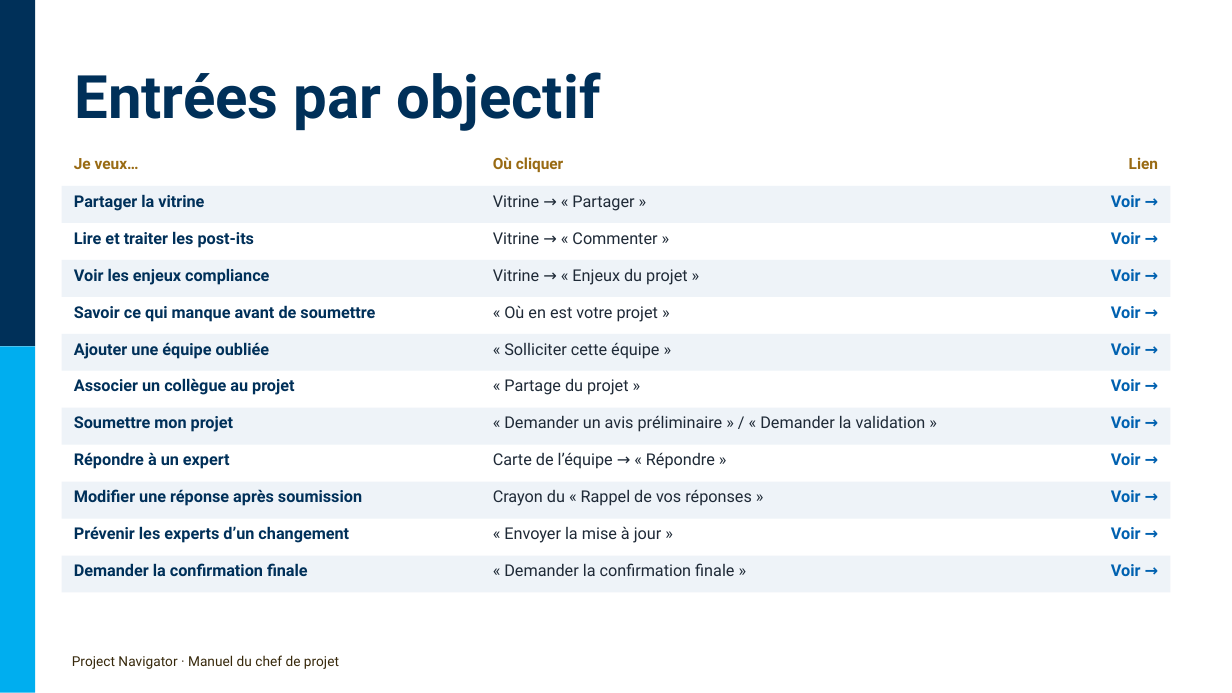
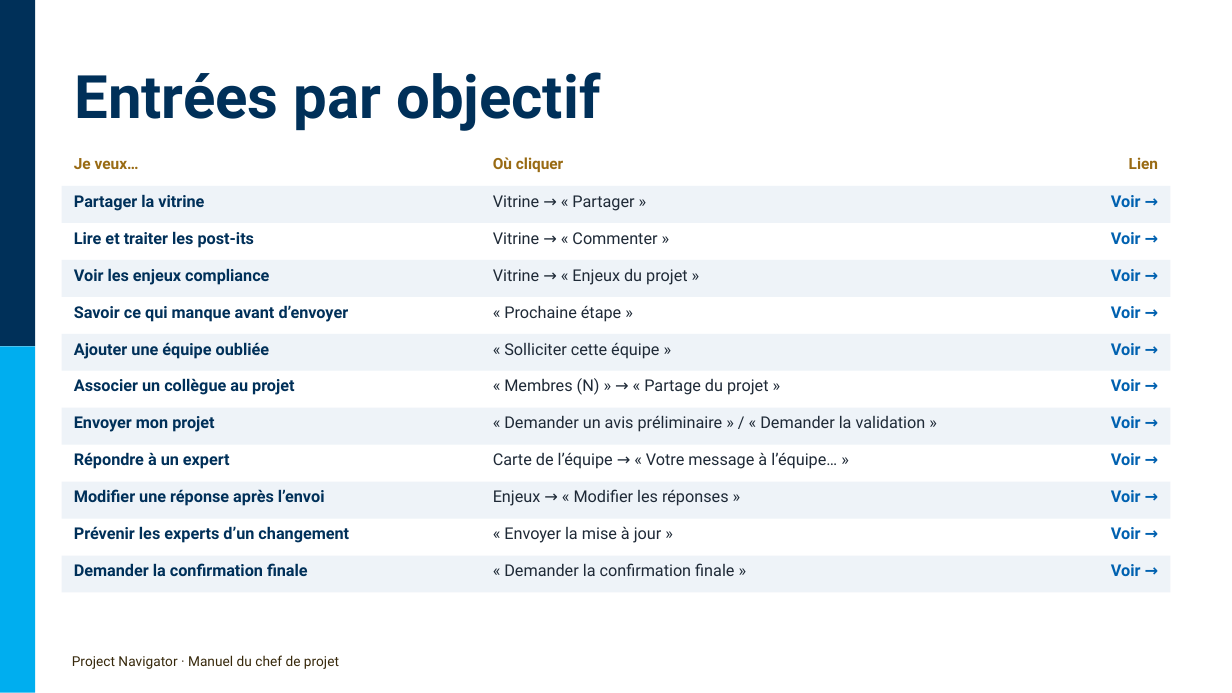
Before and after one commit to antoinelmariel-ux/ProjectNavigator, a slide deck: slide 5 of docs/Project Navigator _ Manuel Chef de Project.pptx. Drawn at 1232x693 pixels with LibreOffice and Linux fonts; fonts in the diff are those of the drawing; background and template pictures are left out. Boxes give left, top, right and bottom in pixels: in the first picture for what was removed or moved away, otherwise in the second. Text is boxed around its words. In the diff, an @@ line names an element or a change of style, - is before the commit and + after.

```diff
--- a/docs/Project Navigator _ Manuel Chef de Project.pptx
+++ b/docs/Project Navigator _ Manuel Chef de Project.pptx
@@ text at <box>74,305,349,322</box>: text changed @@
-Savoir ce qui manque avant de soumettre
+Savoir ce qui manque avant d’envoyer
@@ text at <box>504,305,621,322</box>: text changed @@
-« Où en est votre projet »
+« Prochaine étape »
@@ text at <box>504,378,768,395</box>: text changed @@
-« Partage du projet »
+« Membres (N) » → « Partage du projet »
@@ text at <box>74,416,214,432</box>: text changed @@
-Soumettre mon projet
+Envoyer mon projet
@@ text at <box>493,452,837,469</box>: text changed @@
-Carte de l’équipe → « Répondre »
+Carte de l’équipe → « Votre message à l’équipe… »
@@ text at <box>74,489,325,506</box>: text changed @@
-Modifier une réponse après soumission
+Modifier une réponse après l’envoi
@@ text at <box>493,489,729,506</box>: text changed @@
-Crayon du « Rappel de vos réponses »
+Enjeux → « Modifier les réponses »
```
Also in this commit, not shown: 36 other slides changed, 2 slides added, 1 slide removed, 1 other file.
